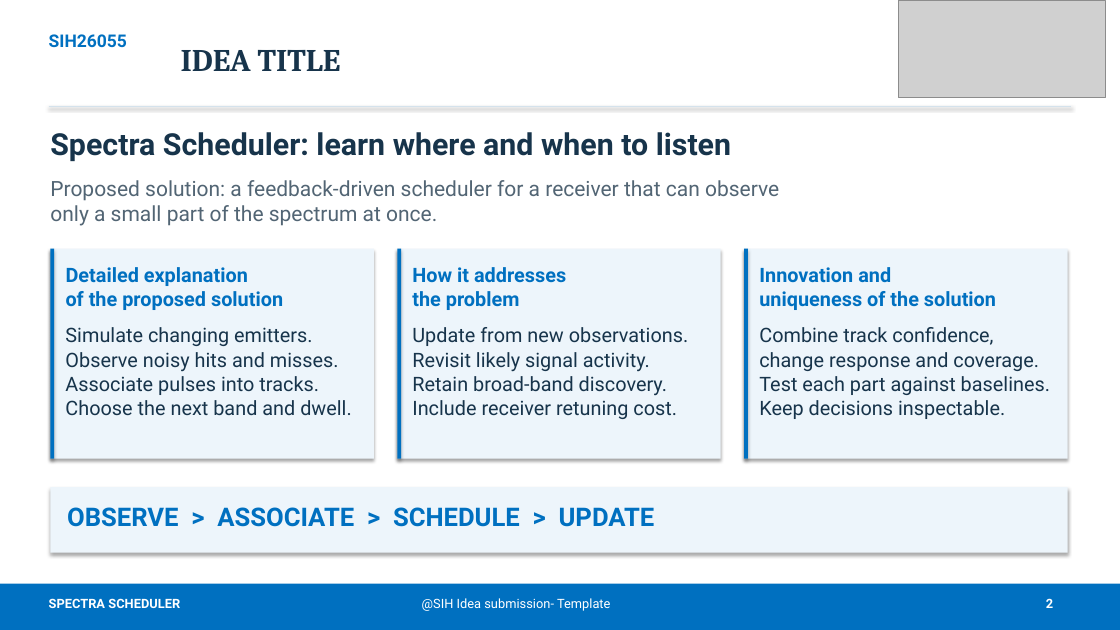
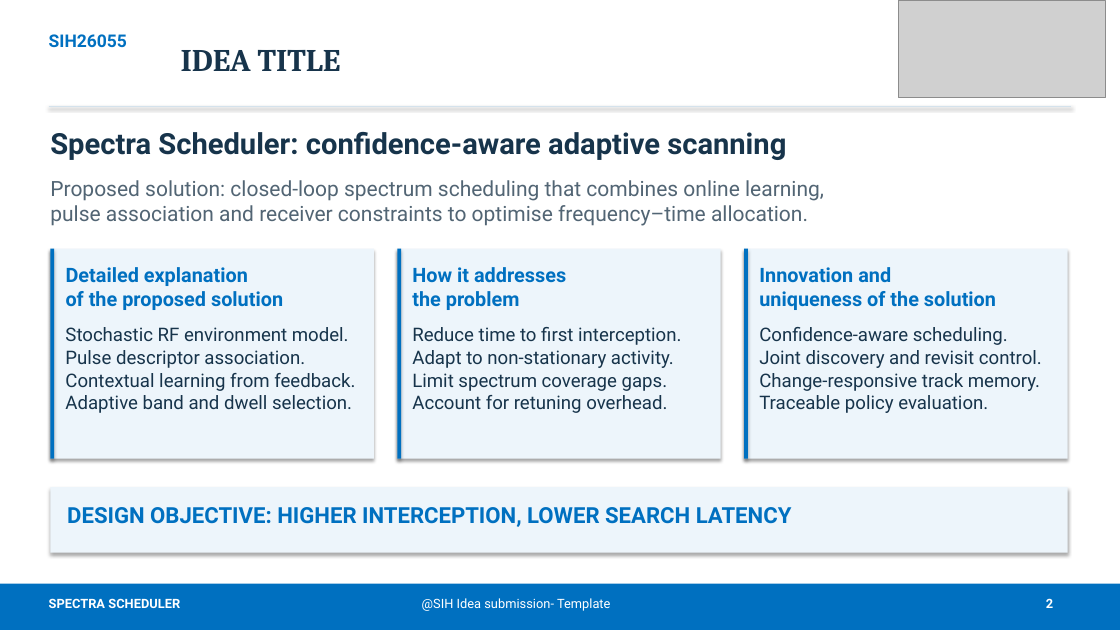
Before and after one commit to Siwach777/spectra-scheduler, a slide deck: slide 2 of ppt/Spectra-Scheduler-SIH2026.pptx. Drawn at 1120x630 pixels with LibreOffice and Linux fonts; fonts in the diff are those of the drawing; grey boxes stand for pictures. Boxes give left, top, right and bottom in pixels: in the first picture for what was removed or moved away, otherwise in the second. Text is boxed around its words. In the diff, an @@ line names an element or a change of style, - is before the commit and + after.

Commit message:
Refocus SIH presentation on technical objectives and validation

```diff
--- a/ppt/Spectra-Scheduler-SIH2026.pptx
+++ b/ppt/Spectra-Scheduler-SIH2026.pptx
@@ text at box(50, 132, 786, 160): text changed; size 26 to 25 pt @@
-Spectra Scheduler: learn where and when to listen
+Spectra Scheduler: confidence-aware adaptive scanning
@@ text at box(50, 180, 824, 226): text changed @@
-Proposed solution: a feedback-driven scheduler for a receiver that can observe
-only a small part of the spectrum at once.
+Proposed solution: closed-loop spectrum scheduling that combines online learning,
+pulse association and receiver constraints to optimise frequency–time allocation.
@@ text at box(65, 327, 355, 413): text changed; size 17 to 16 pt @@
-Simulate changing emitters.
-Observe noisy hits and misses.
-Associate pulses into tracks.
-Choose the next band and dwell.
+Stochastic RF environment model.
+Pulse descriptor association.
+Contextual learning from feedback.
+Adaptive band and dwell selection.
@@ text at box(412, 327, 681, 413): text changed; size 17 to 16 pt @@
-Update from new observations.
-Revisit likely signal activity.
-Retain broad-band discovery.
-Include receiver retuning cost.
+Reduce time to first interception.
+Adapt to non-stationary activity.
+Limit spectrum coverage gaps.
+Account for retuning overhead.
@@ text at box(759, 327, 1042, 413): text changed; size 17 to 16 pt @@
-Combine track confidence,
-change response and coverage.
-Test each part against baselines.
-Keep decisions inspectable.
+Confidence-aware scheduling.
+Joint discovery and revisit control.
+Change-responsive track memory.
+Traceable policy evaluation.
@@ text at box(67, 507, 792, 527): text changed; size 22 to 19 pt @@
-OBSERVE > ASSOCIATE > SCHEDULE > UPDATE
+DESIGN OBJECTIVE: HIGHER INTERCEPTION, LOWER SEARCH LATENCY
```
Also in this commit, not shown: 5 other slides changed, 3 other files.
